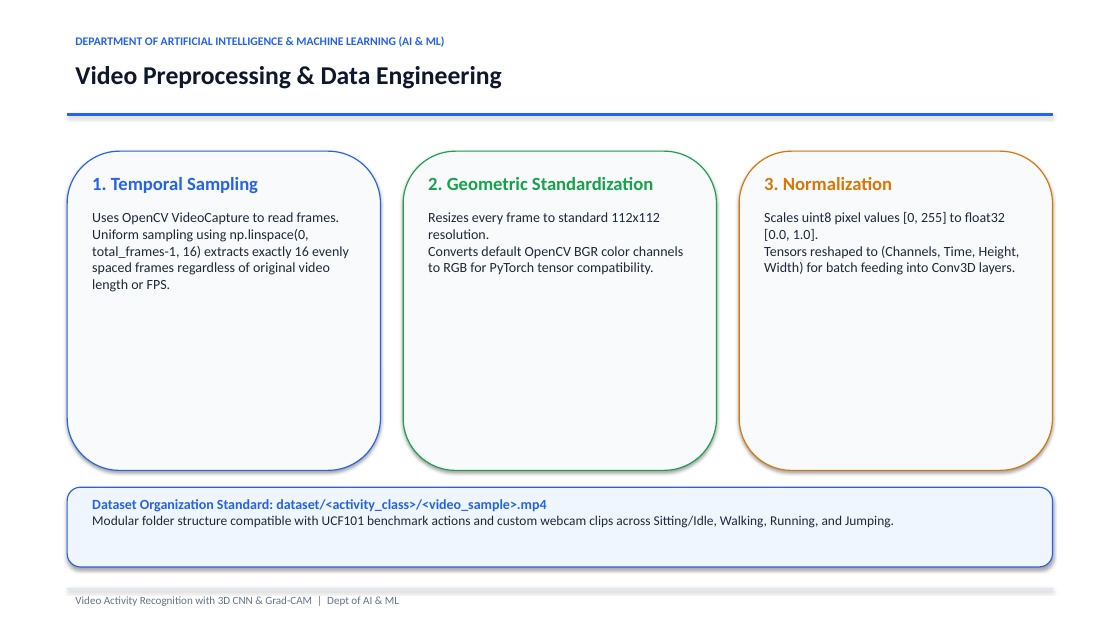
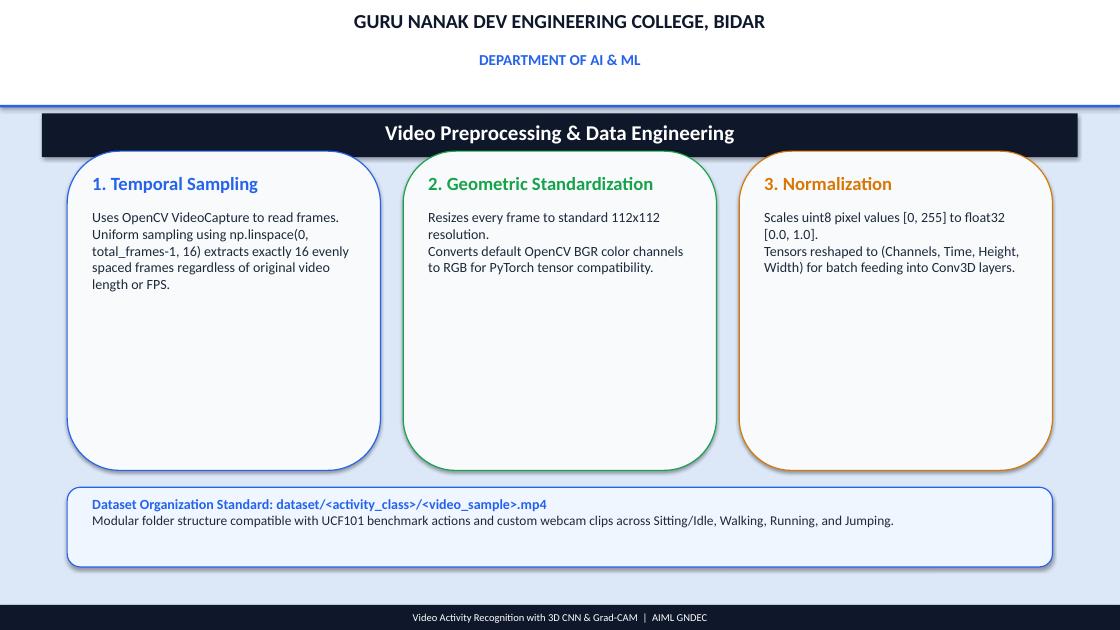
Before and after one commit to tamballesachin7-star/activity-recognition, a slide deck: slide 10 of presentation_final.pptx. Drawn at 1120x630 pixels with LibreOffice and Linux fonts; fonts in the diff are those of the drawing. Boxes give left, top, right and bottom in pixels: in the first picture for what was removed or moved away, otherwise in the second. Text is boxed around its words. In the diff, an @@ line names an element or a change of style, - is before the commit and + after.

```diff
--- a/presentation_final.pptx
+++ b/presentation_final.pptx
@@ rectangle added at [0,0,1120,630], fill #DCE8F8 @@
@@ rectangle added at [0,0,1120,105], fill #FFFFFF @@
@@ text added at [354,15,766,31], 17 pt, text #0F172A, bold @@
+GURU NANAK DEV ENGINEERING COLLEGE, BIDAR
@@ text at [479,55,641,65]: text changed; size 10 to 13 pt @@
-DEPARTMENT OF ARTIFICIAL INTELLIGENCE & MACHINE LEARNING (AI & ML)
+DEPARTMENT OF AI & ML
@@ rectangle: place and size @@
-rectangle at [67,113,1053,115]
+rectangle at [0,105,1120,108]
@@ rectangle at [0,105,1120,108]: outline #2563EB 0.75 pt to none @@
@@ rectangle added at [42,113,1078,157], fill #0F172A @@
@@ text "Video Preprocessing & Data Engineering": place and size @@
-text "Video Preprocessing & Data Engineering" at [75,66,502,89]
+text "Video Preprocessing & Data Engineering" at [385,125,734,144]
@@ text "Video Preprocessing & Data Engineering" at [385,125,734,144]: size 22 to 18 pt, text colour #0F172A to #FFFFFF; alignment left to centre @@
@@ rectangle: place and size @@
-rectangle at [67,588,1053,589]
+rectangle at [0,605,1120,630]
@@ rectangle at [0,605,1120,630]: fill #E2E8F0 to #0F172A; outline #E2E8F0 0.75 pt to none @@
@@ text at [413,613,707,623]: text changed; size 9.5 to 9 pt; text colour #64748B to #FFFFFF @@
-Video Activity Recognition with 3D CNN & Grad-CAM | Dept of AI & ML
+Video Activity Recognition with 3D CNN & Grad-CAM | AIML GNDEC
```
Also in this commit, not shown: 15 other slides changed, 1 slide added, 1 slide removed, 1 other file.
